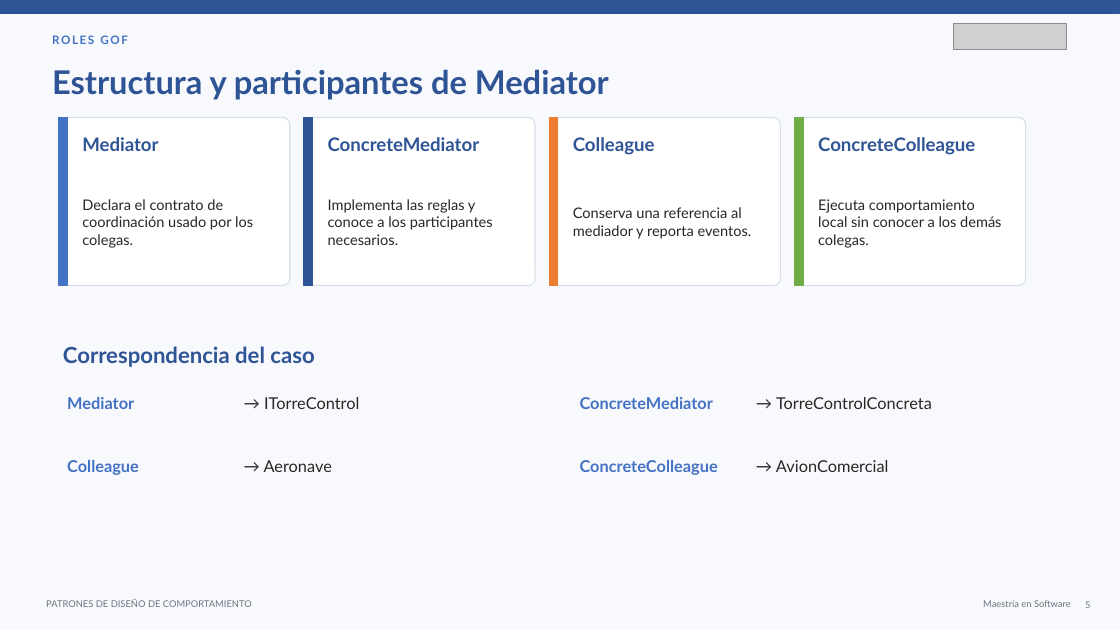
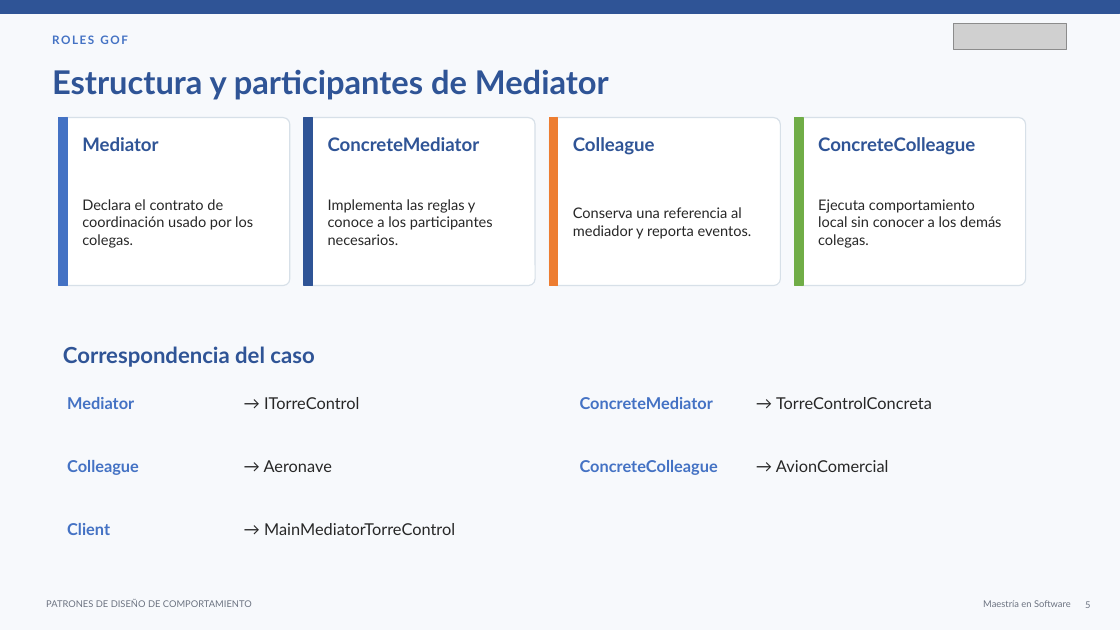
Before and after one commit to carytnas/PDS_Actividad03_Grupo02, a slide deck: slide 5 of documentacion/PDS_Actividad03_Grupo02.pptx. Drawn at 1120x630 pixels with LibreOffice and Linux fonts; fonts in the diff are those of the drawing; grey boxes stand for pictures. Boxes give left, top, right and bottom in pixels: in the first picture for what was removed or moved away, otherwise in the second. Text is boxed around its words. In the diff, an @@ line names an element or a change of style, - is before the commit and + after.

```diff
--- a/documentacion/PDS_Actividad03_Grupo02.pptx
+++ b/documentacion/PDS_Actividad03_Grupo02.pptx
@@ text added at [67,523,110,535], 14 pt, text #4472C4, bold @@
+Client
@@ text added at [264,523,455,535], 14 pt, text #272727 @@
+→ MainMediatorTorreControl
```
Also in this commit, not shown: 4 other slides changed.
